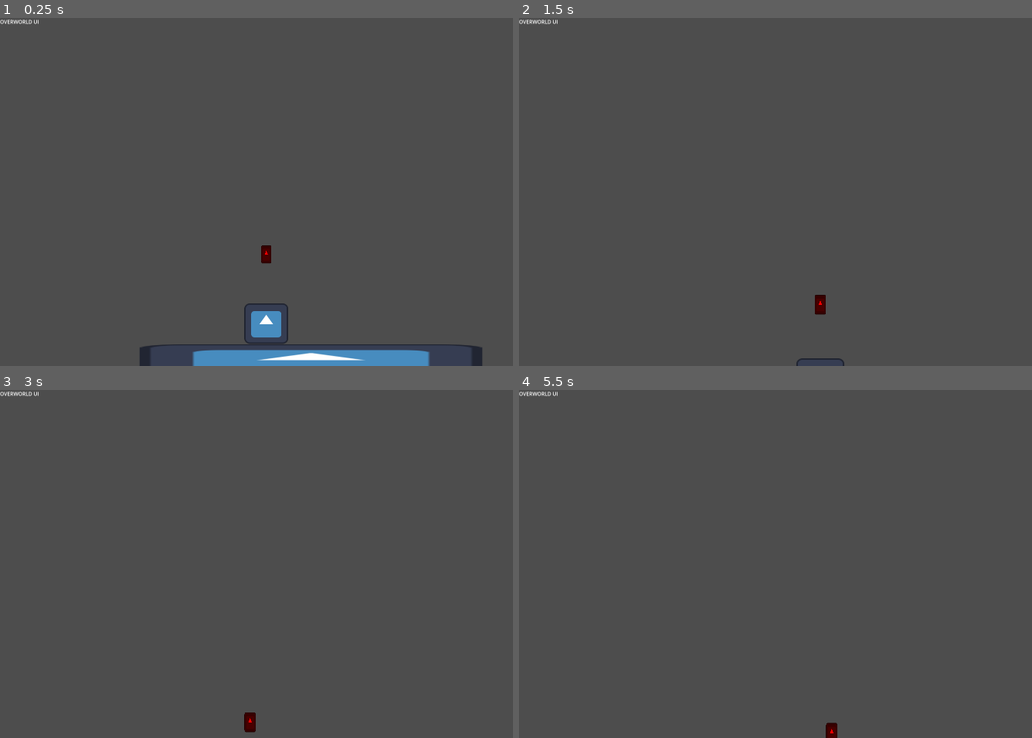
Above: before the commit, frames 1-4 (two rows, left to right).
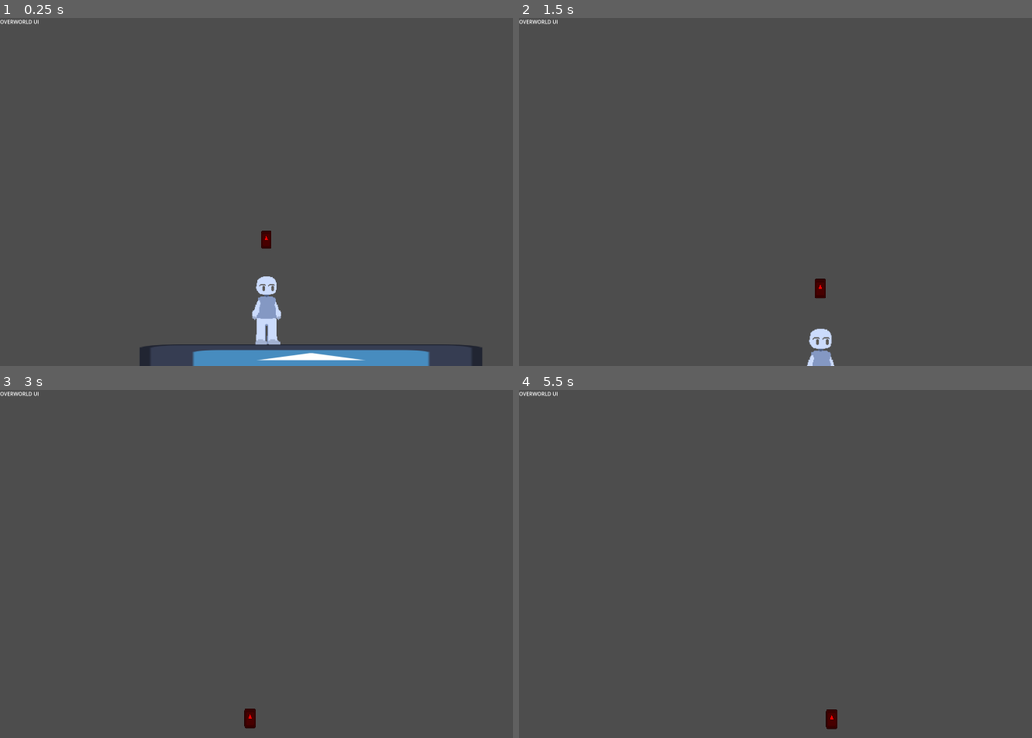
Above: after the commit, the same moments.

Repository: WantanAsyraff/Magis-Penglipur-Lara-Game
Game: Godot game, scene res://components/temp-world.tscn
The game is run twice, just before and just after one commit, with the same random seed, the same clock (stepped at 60 frames per second) and the same inputs. The project has no main scene, so this scene is started directly. The engine's default icon, where the game draws it, is replaced by a stand-in: a white triangle on a blue panel in a dark square.
Inputs:
- Up to frame 1 (0.25 s): no input
- Up to frame 2 (1.5 s): tap Enter (ui_accept) at 0.5, 0.77 s; hold Right (ui_right) from 0.53 s (still down); tap Shift (dash) at 0.6 s; tap E (interact) at 1.35 s
- Up to frame 3 (3 s): tap Enter (ui_accept) at 1.52, 2.75 s; release Right (ui_right) at 2.03 s; hold Left (ui_left) 2.03-2.78 s; tap O (start_incantation) at 2.1 s; hold Right (ui_right) from 2.78 s (still down); tap Shift (dash) at 2.85 s
- Up to frame 4 (5.5 s): tap Enter (ui_accept) at 3.02, 3.77, 4.52, 5 s; tap E (interact) at 3.6 s; tap O (start_incantation) at 4.25, 4.35 s; release Right (ui_right) at 4.28 s; hold Left (ui_left) 4.28-5.03 s; hold Right (ui_right) from 5.03 s (still down); tap Shift (dash) at 5.1 s

The runs differ from the first frame. In frame 1, 1.2% of the frame differs, in the area x 47-57%, y 61-94%; in frame 2, 0.6%; in frame 3, less than 0.1%; in frame 4, 0.2%.

Commit message:
added player temp sprite
player temp sprite
changed player jump height
made temp sprite flip based on dir (for now)

Diff:
--- a/autoloads/player-data.gd
+++ b/autoloads/player-data.gd
@@ -26,7 +26,7 @@
 var p_hidden: bool = false
 
 var p_speed: float = 900
-var p_jump_height: float = -930.0
+var p_jump_height: float = -1600.0
 var p_max_health: int = 100
 var p_curr_health: int = p_max_health:
 	set(value):
--- /dev/null
+++ b/components/characters/player/anim_player_controller.gd
@@ -0,0 +1,13 @@
+class_name PlayerAnim extends Node
+
+func _process(_delta: float) -> void:
+	_update_temp_anim()
+
+func _update_temp_anim() -> void:
+	# dir.x will be -1 for left, 1 for right, and 0 for no horizontal input
+	var dir := Input.get_vector("ui_left", "ui_right", "ui_up", "ui_down")
+
+	if dir.x < 0:
+		%"PlayerSprite(Temp)".flip_h = true  # Moving Left
+	elif dir.x > 0:
+		%"PlayerSprite(Temp)".flip_h = false # Moving Right
--- a/components/characters/player/player.tscn
+++ b/components/characters/player/player.tscn
@@ -1,8 +1,10 @@
-[gd_scene load_steps=6 format=3 uid="uid://dglx0pbuwqv14"]
+[gd_scene load_steps=8 format=3 uid="uid://dglx0pbuwqv14"]
 
 [ext_resource type="Texture2D" uid="uid://bjbqflqnvkp1n" path="res://icon.svg" id="1_kjygs"]
 [ext_resource type="Script" uid="uid://caoknale6eh0p" path="res://components/characters/player/player.gd" id="1_viwsh"]
+[ext_resource type="Texture2D" uid="uid://doaygnck5qus5" path="res://assets/template/player-temp.png" id="2_kkjo8"]
 [ext_resource type="PackedScene" uid="uid://cw0ml7a8dvemo" path="res://components/camera/camera.tscn" id="3_dc6tm"]
+[ext_resource type="Script" uid="uid://dkwipe7wope6u" path="res://components/characters/player/anim_player_controller.gd" id="5_k8mmp"]
 
 [sub_resource type="RectangleShape2D" id="RectangleShape2D_kjygs"]
 size = Vector2(161.5, 238)
@@ -14,12 +16,11 @@
 script = ExtResource("1_viwsh")
 
 [node name="PlayerSprite(Temp)" type="Sprite2D" parent="."]
-position = Vector2(0, -1.5769169)
-scale = Vector2(1.1651651, 1.0715144)
-texture = ExtResource("1_kjygs")
+unique_name_in_owner = true
+scale = Vector2(2.174, 2)
+texture = ExtResource("2_kkjo8")
 
 [node name="CollisionShape2D" type="CollisionShape2D" parent="."]
-position = Vector2(1, -50)
 shape = SubResource("RectangleShape2D_kjygs")
 
 [node name="CastDirectionMarker" type="Marker2D" parent="."]
@@ -34,10 +35,10 @@
 
 [node name="castingText" type="Label" parent="."]
 unique_name_in_owner = true
-offset_left = -112.0
-offset_top = -248.0
-offset_right = 101.0
-offset_bottom = -206.0
+offset_left = -106.0
+offset_top = -183.0
+offset_right = 107.0
+offset_bottom = -141.0
 text = "CASTING TEXT"
 label_settings = SubResource("LabelSettings_42y4n")
 horizontal_alignment = 1
@@ -50,3 +51,6 @@
 process_priority = 10
 offset = Vector2(0, -370)
 position_smoothing_speed = 4.2
+
+[node name="AnimPlayerController" type="Node" parent="."]
+script = ExtResource("5_k8mmp")
Binary file added: assets/template/player-temp.png
Not shown, added: assets/template/player-temp.png.import
Not shown, added: components/characters/player/anim_player_controller.gd.uid
